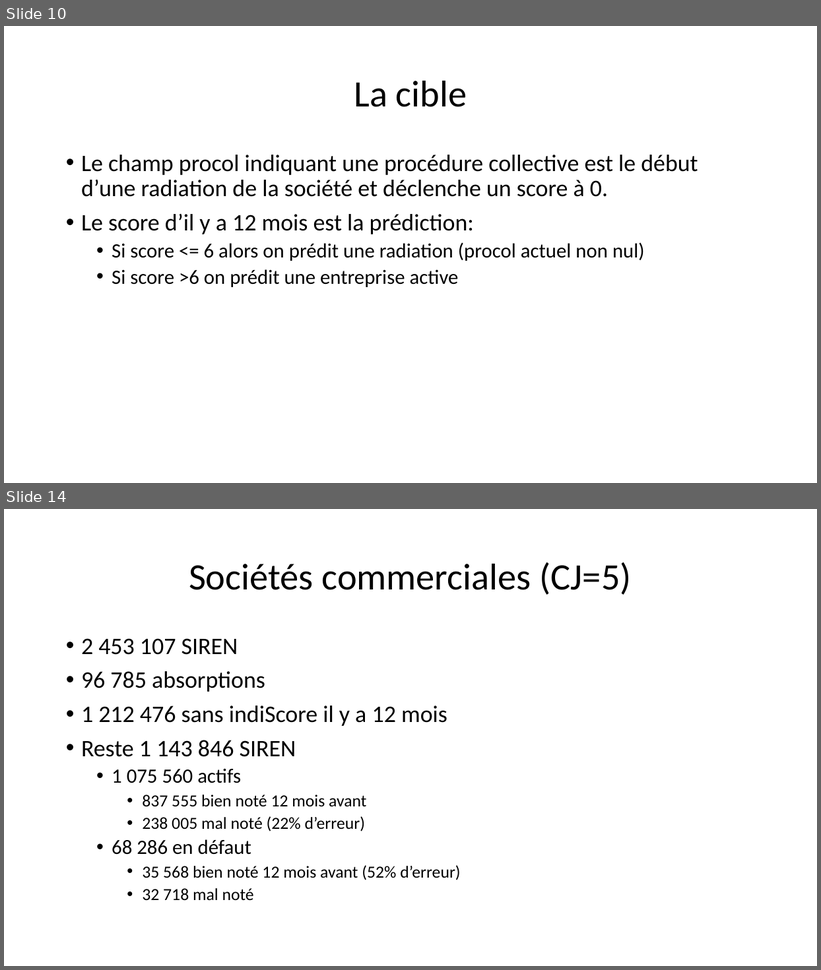
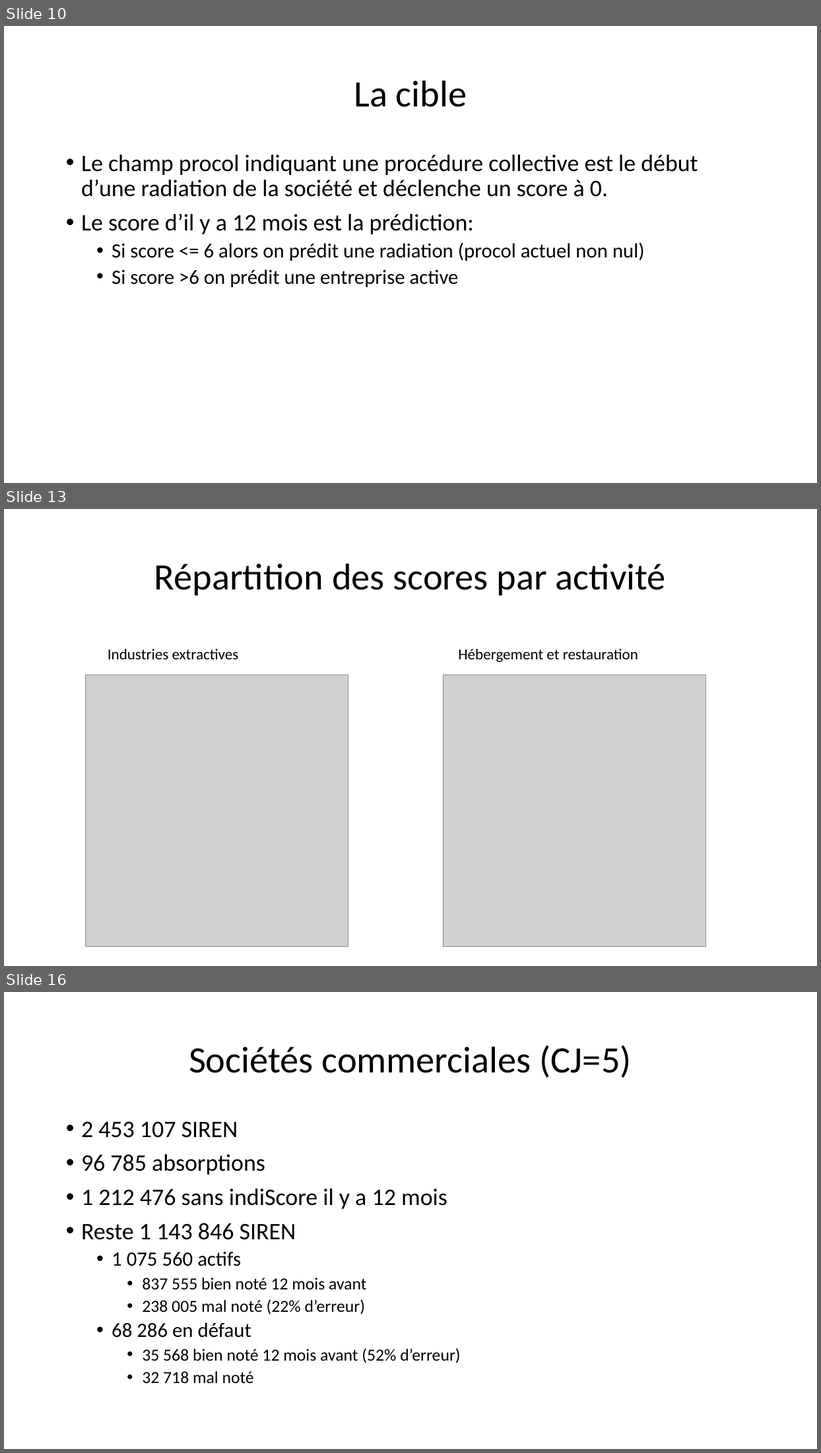
Before and after one commit to morganscao/Projet8, a slide deck: Rapport/P8 - Présentation.pptx. Shown one above the other, each under a label of ours: slides 10 and 14 before the commit, slides 10, 13 and 16 after it; the slides between them are not shown. The pictures are 821x970 and 821x1453 pixels, drawn with LibreOffice and Linux fonts; fonts in the diff are those of the drawing; grey boxes stand for pictures. Boxes give left, top, right and bottom in pixels: in the first picture for what was removed or moved away, otherwise in the second. Text is boxed around its words. In the diff, an @@ line names an element or a change of style, - is before the commit and + after.

```diff
--- a/Rapport/P8 - Présentation.pptx
+++ b/Rapport/P8 - Présentation.pptx
@@ slide 13 added at <box>4,509,817,966</box>, background #FFFFFF @@
@@ title added at <box>154,563,666,595</box>, 44 pt, text #000000 @@
+Répartition des scores par activité
@@ text added at <box>108,649,239,659</box>, 18 pt, text #000000 @@
+Industries extractives
@@ text added at <box>458,649,638,662</box>, 18 pt, text #000000 @@
+Hébergement et restauration
@@ picture added at <box>85,675,348,947</box> @@
@@ picture added at <box>443,675,706,947</box> @@
@@ what was slide 14 is now slide 16 @@
```
Also in this commit, not shown: 14 slides changed, 4 other slides added, 4 slides removed.
